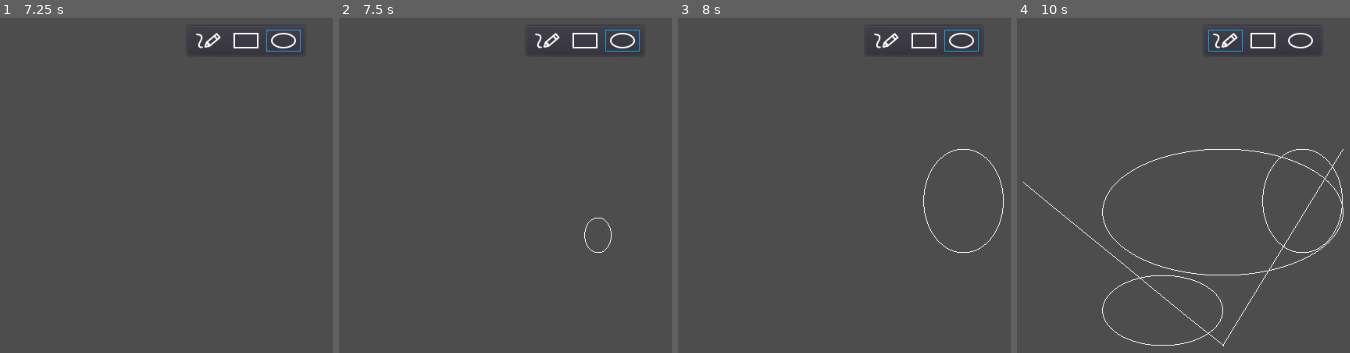
Above: before the commit, frames 1-4 (left to right).
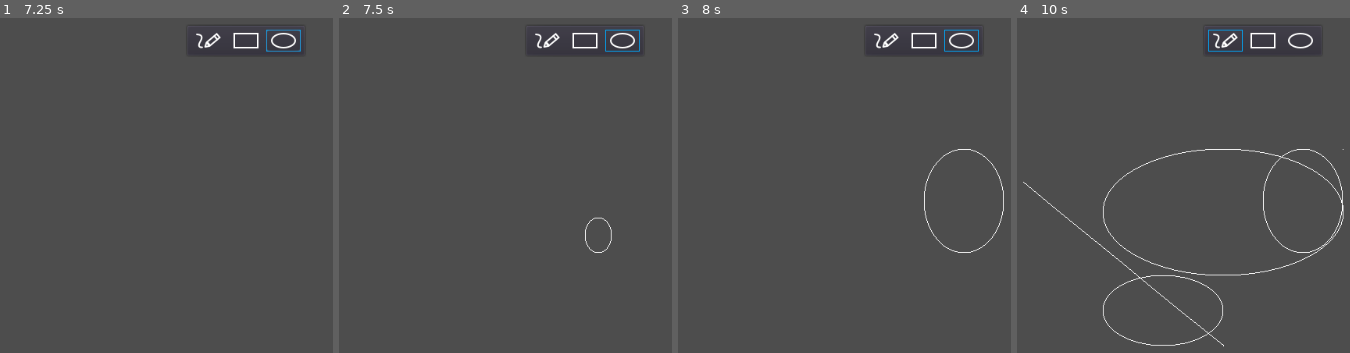
Above: after the commit, the same moments.

Repository: gilzoide/draw-over
Game: Godot game, scene res://main.tscn
Same seed, same stepped clock (60 frames per second), same inputs: the game is played once before the commit and once after it.
Inputs (mouse positions are in pixels of both pictures, inside the frame that each line leads up to):
- Up to frame 1 (7.25 s): click (209, 41) at 0.5 s; click (246, 41) at 1.25 s; click (283, 41) at 2 s; click (209, 41) at 2.75 s; click (246, 41) at 3.5 s; click (283, 41) at 4.25 s; click (209, 41) at 5 s; click (246, 41) at 5.75 s; click (283, 41) at 6.5 s
- Up to frame 2 (7.5 s): tap Enter at 7.25 s; drag from (585, 252) to (665, 148) at 7.27 s
- Up to frame 3 (8 s): no input
- Up to frame 4 (10 s): tap Space at 8, 9.5 s; drag from (1103, 275) to (1223, 346) at 8.02 s; tap Enter at 8.75 s; move the mouse to (1343, 148) at 8.77 s; hold P (format_pencil) 8.78-9.5 s; click (1343, 148) at 8.92 s; drag from (1223, 346) to (1023, 182) at 9.52 s

Frame 1 is identical in both runs. In frame 2, less than 0.1% of the frame differs, in the area x 73-82%, y 60-70%; in frame 3, 0.2%; in frame 4, 1.0%, in the area x 2-99%, y 39-98%.

Commit message:
Create separate scripts for each DrawItem, make them Controls, fix ellipse line_width

Diff:
--- a/draw_item.gd
+++ /dev/null
@@ -1,58 +0,0 @@
-# Copyright (c) 2021 Gil Barbosa Reis.
-# This Source Code Form is subject to the terms of the Mozilla Public
-# License, v. 2.0. If a copy of the MPL was not distributed with this
-# file, You can obtain one at https://mozilla.org/MPL/2.0/.
-extends Node2D
-
-enum Format {
-	PENCIL,
-	RECTANGLE,
-	ELLIPSE,
-}
-
-const Brush = preload("res://brush/brush.gd")
-
-export(Format) var format = Format.PENCIL
-
-export(Color) var color = Color.white
-export(float) var line_width = 1.0
-var origin: Vector2
-var param  # PoolVector2Array for PENCIL, Rect2 for others
-
-
-func _draw() -> void:
-	if format == Format.PENCIL:
-		draw_polyline(param, color, line_width)
-	elif format == Format.RECTANGLE:
-		draw_rect(param, color, false, line_width)
-	elif format == Format.ELLIPSE:
-		var size = param.size
-		var center = param.position + size * 0.5
-		draw_set_transform(center, 0, size)
-		draw_arc(Vector2.ZERO, 0.5, 0, TAU, int(clamp(max(size.x, size.y), 3, 64)), color)
-
-
-func start(point: Vector2) -> void:
-	origin = point
-	if format == Format.PENCIL:
-		param = PoolVector2Array([point, point + Vector2(1, 0)])
-	else:
-		param = Rect2(point, Vector2.ONE)
-	update()
-
-
-func set_brush(brush: Brush) -> void:
-	color = brush.color
-	line_width = brush.line_width
-
-
-func update_point(point: Vector2) -> void:
-	if format == Format.PENCIL:
-		param.append(point)
-	else:
-		param = Rect2(origin, Vector2.ONE).expand(point)
-		if param.size.x < 1:
-			param.size.x = 1
-		if param.size.y < 1:
-			param.size.y = 1
-	update()
--- /dev/null
+++ b/drawing/draw_item.gd
@@ -0,0 +1,65 @@
+# Copyright (c) 2021 Gil Barbosa Reis.
+# This Source Code Form is subject to the terms of the Mozilla Public
+# License, v. 2.0. If a copy of the MPL was not distributed with this
+# file, You can obtain one at https://mozilla.org/MPL/2.0/.
+extends Control
+
+enum Format {
+	PENCIL,
+	RECTANGLE,
+	ELLIPSE,
+}
+
+const Brush = preload("res://brush/brush.gd")
+
+export(Color) var color = Color.white setget set_color
+export(float) var line_width = 1.0 setget set_line_width
+var origin: Vector2 setget set_origin
+
+
+func _ready() -> void:
+	mouse_filter = Control.MOUSE_FILTER_PASS
+
+
+func set_color(value: Color) -> void:
+	if value != color:
+		color = value
+		update()
+
+
+func set_line_width(value: float) -> void:
+	if value != line_width:
+		line_width = value
+		update()
+
+
+func set_origin(value: Vector2) -> void:
+	origin = value
+
+
+func start(point: Vector2) -> void:
+	set_origin(point)
+	rect_position = point
+	rect_size = Vector2.ONE
+	update()
+
+
+func set_brush(brush: Brush) -> void:
+	color = brush.color
+	line_width = brush.line_width
+	update()
+
+
+func update_point(point: Vector2) -> void:
+	_update_point(point)
+	update()
+
+
+func _update_point(point: Vector2) -> void:
+	var rect = Rect2(origin, Vector2.ONE).expand(point)
+	if rect.size.x < 1:
+		rect.size.x = 1
+	if rect.size.y < 1:
+		rect.size.y = 1
+	rect_position = rect.position
+	rect_size = rect.size
--- /dev/null
+++ b/drawing/draw_item_ellipse.gd
@@ -0,0 +1,14 @@
+# Copyright (c) 2021 Gil Barbosa Reis.
+# This Source Code Form is subject to the terms of the Mozilla Public
+# License, v. 2.0. If a copy of the MPL was not distributed with this
+# file, You can obtain one at https://mozilla.org/MPL/2.0/.
+extends "res://drawing/draw_item.gd"
+
+const ellipse_points = preload("res://drawing/ellipse_points_resource.tres")
+
+
+func _draw() -> void:
+	var size = rect_size
+	var center = size * 0.5
+	draw_set_transform(center, 0, Vector2.ONE)
+	draw_polyline(ellipse_points.transformed_points(size), color, line_width)
--- /dev/null
+++ b/drawing/draw_item_pencil.gd
@@ -0,0 +1,24 @@
+# Copyright (c) 2021 Gil Barbosa Reis.
+# This Source Code Form is subject to the terms of the Mozilla Public
+# License, v. 2.0. If a copy of the MPL was not distributed with this
+# file, You can obtain one at https://mozilla.org/MPL/2.0/.
+extends "res://drawing/draw_item.gd"
+
+var points: PoolVector2Array
+
+
+func _draw() -> void:
+	draw_set_transform(-rect_position, 0, Vector2.ONE)
+	draw_polyline(points, color, line_width)
+
+
+func set_origin(value: Vector2) -> void:
+	.set_origin(value)
+	points = PoolVector2Array([origin, origin + Vector2(1, 0)])
+
+
+func _update_point(value: Vector2) -> void:
+	var rect = Rect2(rect_position, rect_size).expand(value)
+	rect_position = rect.position
+	rect_size = rect.size
+	points.append(value)
--- /dev/null
+++ b/drawing/draw_item_rectangle.gd
@@ -0,0 +1,9 @@
+# Copyright (c) 2021 Gil Barbosa Reis.
+# This Source Code Form is subject to the terms of the Mozilla Public
+# License, v. 2.0. If a copy of the MPL was not distributed with this
+# file, You can obtain one at https://mozilla.org/MPL/2.0/.
+extends "res://drawing/draw_item.gd"
+
+
+func _draw() -> void:
+	draw_rect(Rect2(Vector2.ZERO, rect_size), color, false, line_width)
--- /dev/null
+++ b/drawing/ellipse_points.gd
@@ -0,0 +1,37 @@
+# Copyright (c) 2021 Gil Barbosa Reis.
+# This Source Code Form is subject to the terms of the Mozilla Public
+# License, v. 2.0. If a copy of the MPL was not distributed with this
+# file, You can obtain one at https://mozilla.org/MPL/2.0/.
+extends Resource
+
+export(int, 3, 128) var point_count = 64 setget set_point_count
+
+var points: PoolVector2Array
+
+
+func _init() -> void:
+	_refresh_points()
+
+
+func set_point_count(value: int) -> void:
+	if value != point_count:
+		point_count = value
+		_refresh_points()
+		emit_signal("changed")
+
+
+func transformed_points(size: Vector2) -> PoolVector2Array:
+	var transformed = PoolVector2Array()
+	transformed.resize(points.size())
+	var half_size = size * 0.5
+	for i in points.size():
+		transformed[i] = points[i] * half_size
+	return transformed
+
+
+func _refresh_points() -> void:
+	points.resize(point_count)
+	var each_angle = TAU / (point_count - 1)
+	for i in point_count:
+		var angle = i * each_angle
+		points[i] = Vector2(cos(angle), sin(angle))
--- /dev/null
+++ b/drawing/ellipse_points_resource.tres
@@ -0,0 +1,7 @@
+[gd_resource type="Resource" load_steps=2 format=2]
+
+[ext_resource path="res://drawing/ellipse_points.gd" type="Script" id=1]
+
+[resource]
+script = ExtResource( 1 )
+point_count = 64
--- a/main.gd
+++ b/main.gd
@@ -12,7 +12,15 @@
 
 const UNDOREDO_ACTION_DRAW_ITEM = "draw_item"
 const UNDOREDO_ACTION_CLEAR_ITEMS = "clear_items"
-const DrawItem = preload("res://draw_item.gd")
+const DrawItem = preload("res://drawing/draw_item.gd")
+const DrawItemPencil = preload("res://drawing/draw_item_pencil.gd")
+const DrawItemRectangle = preload("res://drawing/draw_item_rectangle.gd")
+const DrawItemEllipse = preload("res://drawing/draw_item_ellipse.gd")
+var DRAW_ITEM_PER_FORMAT = [
+	DrawItemPencil,
+	DrawItemRectangle,
+	DrawItemEllipse,
+]
 
 export(Resource) var brush = preload("res://main_brush.tres")
 export(Resource) var settings = preload("res://main_settings.tres")
@@ -87,10 +95,10 @@
 
 func _start_item(point: Vector2) -> void:
 	_dragging = true
-	var item = DrawItem.new()
+	var format = _toolbar.current_format()
+	var item = DRAW_ITEM_PER_FORMAT[format].new()
 	item.set_brush(brush)
-	item.format = _toolbar.current_format()
-	Input.set_use_accumulated_input(item.format != DrawItem.Format.PENCIL)
+	Input.set_use_accumulated_input(format != DrawItem.Format.PENCIL)
 	item.start(point)
 	_undoredo.create_action(UNDOREDO_ACTION_DRAW_ITEM)
 	_undoredo.add_do_method(_draw_items_container, "add_child", item)
--- a/main.tscn
+++ b/main.tscn
@@ -18,6 +18,12 @@
 focus_mode = 2
 mouse_default_cursor_shape = 3
 script = ExtResource( 1 )
+__meta__ = {
+"_edit_use_anchors_": false
+}
+
+[node name="DrawItemsContainer" type="Control" parent="."]
+mouse_filter = 2
 __meta__ = {
 "_edit_use_anchors_": false
 }
@@ -44,6 +50,7 @@
 [node name="PencilButton" type="Button" parent="Toolbar/HBoxContainer"]
 margin_right = 44.0
 margin_bottom = 28.0
+hint_tooltip = "Pencil tool."
 toggle_mode = true
 pressed = true
 group = ExtResource( 7 )
@@ -53,6 +60,7 @@
 margin_left = 48.0
 margin_right = 92.0
 margin_bottom = 28.0
+hint_tooltip = "Rectangle tool."
 toggle_mode = true
 group = ExtResource( 7 )
 icon = ExtResource( 3 )
@@ -61,6 +69,7 @@
 margin_left = 96.0
 margin_right = 140.0
 margin_bottom = 28.0
+hint_tooltip = "Ellipse tool."
 toggle_mode = true
 group = ExtResource( 7 )
 icon = ExtResource( 4 )
@@ -76,6 +85,3 @@
 margin_right = 312.0
 margin_bottom = 486.0
 brush = ExtResource( 9 )
-
-[node name="DrawItemsContainer" type="Control" parent="."]
-mouse_filter = 2
--- a/toolbar/toolbar.gd
+++ b/toolbar/toolbar.gd
@@ -4,7 +4,7 @@
 # file, You can obtain one at https://mozilla.org/MPL/2.0/.
 extends Control
 
-const DrawItem = preload("res://draw_item.gd")
+const DrawItem = preload("res://drawing/draw_item.gd")
 
 export(ButtonGroup) var button_group = preload("res://toolbar/toolbar_buttongroup.tres")
 
